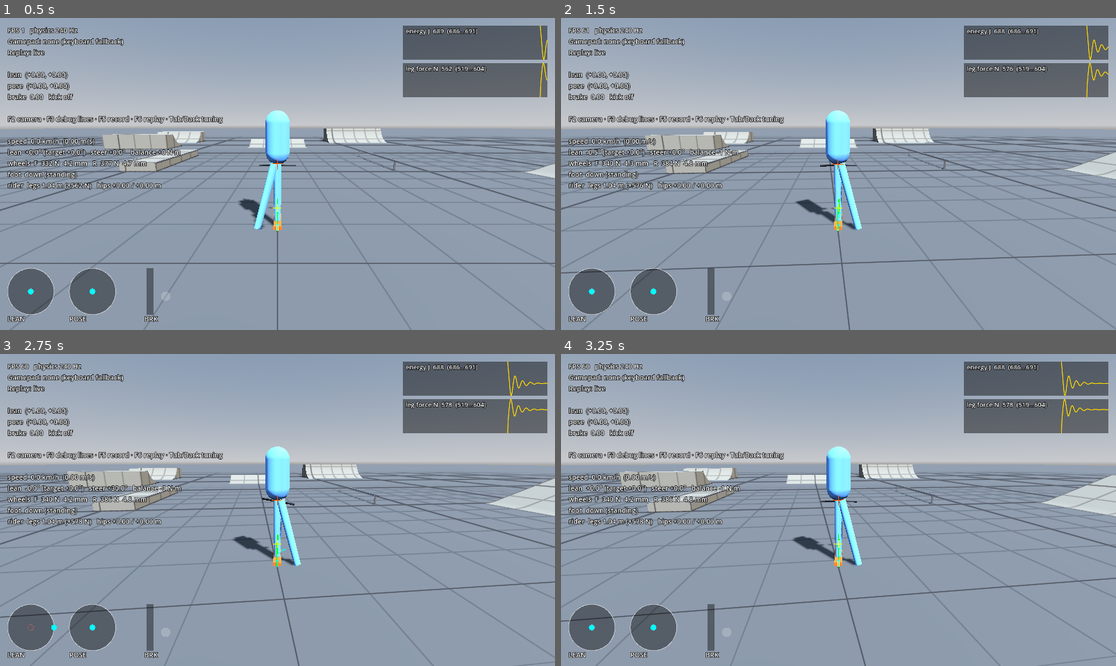
Above: before the commit, frames 1-4 (two rows, left to right).
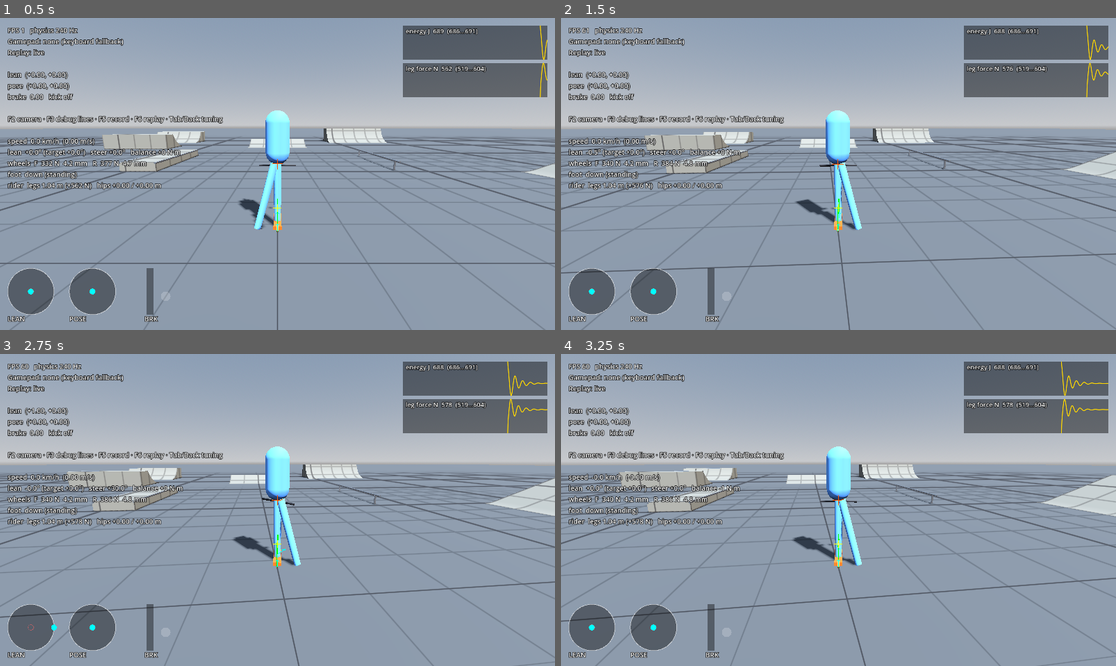
Above: after the commit, the same moments.

Repository: kreatiff/scootmania
Game: Godot game, scene res://scenes/sandbox.tscn
Same seed, same stepped clock (60 frames per second), same inputs: the game is played once before the commit and once after it.
Inputs (mouse positions are in pixels of both pictures, inside the frame that each line leads up to):
- Up to frame 1 (0.5 s): no input
- Up to frame 2 (1.5 s): move the mouse to (960, 158) at 0.52 s; hold D (lean_right) 0.53-1.25 s; hold Ctrl (foot) 0.53-1.25 s; click (960, 158) at 0.67 s; drag from (727, 189) to (810, 236) at 1.27 s
- Up to frame 3 (2.75 s): move the mouse to (333, 441) at 2.02 s; hold D (lean_right) from 2.03 s (still down); hold F6 (replay_play) from 2.03 s (still down)
- Up to frame 4 (3.25 s): release D (lean_right) at 2.75 s; release F6 (replay_play) at 2.75 s; drag from (810, 572) to (672, 463) at 2.77 s

Frame 1 is identical in both runs. In frame 2, less than 0.1% of the frame differs, in the area x 12-92%, y 36-68%; in frame 3, less than 0.1%; in frame 4, 0.2%, in the area x 5-96%, y 36-61%.

Commit message:
Fix growing wobble in free flight: hip spring measures at hip height
The sideways hip spring measured its stretch at the feet (via the leg
axis, which is frozen in the air) but pushed the scooter at the mast
point at hip height. The two sit on opposite sides of the scooter's
centre of mass, so pushing the hips back rolled the feet further away:
a negative roll stiffness that the damper only partly offset. With some
roll or yaw in a long air it grew into a wobble, fed by ~1 kJ from the
hips and soaked up by air control's roll levelling.

Measure the sideways stretch at the mast point, where the reaction goes
in. On the ground the leg axis follows the scooter's roll, so riding is
unchanged.

- New free-flight audit in air_tests (three spins, 2 s): balances to
  within 0.3 J and the spin doesn't grow. It weighs heights with the
  engine's gravity (9.8, not Scooter.GRAVITY) and counts the
  integrator's 1/2 m g^2 dt^2 per tick in free fall.
- Pumping audit back to two-sided (now -1.5%, was -6.6%).
- Replace the known-bug note in the development plan with the lesson.

Co-Authored-By: Claude Opus 5.5 <noreply@anthropic.com>
Claude-Session: https://claude.ai/code/session_017WRLbaMiSoyQyfXQCg5v5K

Diff:
--- a/scooter/rider.gd
+++ b/scooter/rider.gd
@@ -134,10 +134,15 @@
 	# axis only (the legs handle along it). Sideways, the reaction goes into
 	# the scooter on its own upright axis (bars and stem), so it can only
 	# roll the scooter, never twist it in yaw however far it's pitched.
-	var target := hip_anchor + right * hip_shift.x + forward * hip_shift.y
-	var error := global_position - target
+	# Each spring measures its stretch where its reaction goes in, or it
+	# isn't a spring: measured at the feet (below the scooter's centre of
+	# mass) but pushing at hip height, the sideways hip rolled the free
+	# scooter the wrong way and fed a growing wobble in the air, where the
+	# leg axis doesn't follow the scooter's roll.
 	var mast_point := feet + scooter.global_basis.y * leg_length
 	var mast_velocity := scooter.linear_velocity + scooter.angular_velocity.cross(mast_point - com)
+	var side_error := (global_position - mast_point).dot(right) - hip_shift.x
+	var fore_error := (global_position - hip_anchor).dot(forward) - hip_shift.y
 	var side_speed := (linear_velocity - mast_velocity).dot(right)
 	var fore_speed := (linear_velocity - feet_velocity).dot(forward)
 	# Damping sized for the mass each force actually meets. Pushed sideways
@@ -145,9 +150,9 @@
 	# effective), and too much damping on a light body diverges.
 	var side_mass := _pair_mass(scooter, mast_point - com, right)
 	var fore_mass := _pair_mass(scooter, feet - com, forward)
-	var sideways_force := -(tuning.hip_stiffness * error.dot(right)
+	var sideways_force := -(tuning.hip_stiffness * side_error
 			+ _damping(tuning.hip_stiffness, tuning.hip_damping_ratio, side_mass) * side_speed)
-	var fore_aft_force := -(tuning.hip_stiffness * error.dot(forward)
+	var fore_aft_force := -(tuning.hip_stiffness * fore_error
 			+ _damping(tuning.hip_stiffness, tuning.hip_damping_ratio, fore_mass) * fore_speed)
 
 	var leg := axis * leg_force
--- a/tests/air_tests.gd
+++ b/tests/air_tests.gd
@@ -6,6 +6,7 @@
 func run() -> void:
 	await _test_kicker_landings()
 	await _test_air_control()
+	await _test_free_flight_audit()
 	await _test_bad_landing_bails()
 	await _test_air_back_in()
 	await _test_slow_motion()
@@ -89,6 +90,58 @@
 	return [pitch_change, yaw_change]
 
 
+## Thrown high with a spin and no input, for 2 s: the energy audit
+## balances (everything the hips, legs, air control and drag did is
+## accounted for), and the spin doesn't grow into a wobble. The hips and the
+## roll levelling used to feed each other here (the hip spring measured its
+## stretch at the feet but pushed at hip height).
+func _test_free_flight_audit() -> void:
+	for spin in [Vector3(1.0, 0.5, 0.3), Vector3(0.0, 0.0, 1.0), Vector3(0.0, 0.5, 0.0)]:
+		var audit := await _free_flight(spin)
+		runner.note("free flight, spin %s: %s" % [spin, audit[1]])
+		_check(audit[0], "free flight: energy audit balances with spin %s (%s)" % [spin, audit[1]])
+		_check(audit[2] <= spin.length() * 1.05,
+				"free flight: spin %s doesn't grow (peak %.2f rad/s in the second half)" % [spin, audit[2]])
+
+
+## Returns [audit balanced, audit text, peak angular speed in the second
+## second]. Energies are measured from the start height, so the audit is
+## held to 3% of the motion's energy rather than of 60 m of height, and
+## with the engine's gravity (the project default, not Scooter.GRAVITY).
+func _free_flight(spin: Vector3) -> Array:
+	var at := Vector3(200, 60, 200)
+	var s := _spawn(at, 0.0, Vector3(0, 2, -3))
+	s.angular_velocity = spin
+	await _ticks(1)
+	var g: float = ProjectSettings.get_setting("physics/3d/default_gravity")
+	var total_mass := s.mass + s.rider.mass
+	var height_energy := total_mass * g * at.y
+	var e0 := _energy(s, g) - height_energy
+	var work0 := _work(s)
+	var air_work0 := s.air_work
+	var c := 0.5 * Scooter.AIR_DENSITY * tuning.drag_area
+	var drag_work := 0.0
+	var peak := 0.0
+	var grounded := false
+	for i in tps * 2:
+		var v := s.rider.linear_velocity.length()
+		drag_work -= c * v * v * v / tps
+		await _ticks(1)
+		grounded = grounded or s.is_grounded() or s.air.assist_active
+		if i >= tps:
+			peak = maxf(peak, s.angular_velocity.length())
+	# The integrator (velocity first, then position) falls a little further
+	# each tick than the speed it gains pays for: ½·m·g²·dt² per tick.
+	var dt := 1.0 / tps
+	var integration := -0.5 * total_mass * g * g * dt * dt * tps * 2
+	var work := _work(s) - work0
+	var residual := (_energy(s, g) - height_energy) - (e0 + work.x + work.y + drag_work + integration)
+	var text := "%+.1f J unexplained of %.0f J; hips and legs %+.0f J, air control %+.0f J, drag %+.0f J" % [
+			residual, e0, work.y, s.air_work - air_work0, drag_work]
+	s.queue_free()
+	return [absf(residual) < 0.03 * e0 and not grounded, text, peak]
+
+
 ## Dropped nose-high from a metre up, too far out for the assist to save:
 ## a bail. The rider lets go, and recovery stands the scooter back up.
 func _test_bad_landing_bails() -> void:
--- a/tests/pump_pop_tests.gd
+++ b/tests/pump_pop_tests.gd
@@ -116,7 +116,7 @@
 			% [passive[0], pumped[0]])
 	_check(passive[1] < 0.05, "mini ramp: passive rider stops (%.2f m/s)" % passive[1])
 	_check(pumped[0] > 0.3, "mini ramp: pumping still rides %.2f m up the walls after 20 s" % pumped[0])
-	_check(pumped[2], "mini ramp: pumping makes no energy of its own (%s)" % pumped[3])
+	_check(pumped[2], "mini ramp: energy audit balances while pumping (%s)" % pumped[3])
 	for q in ramps:
 		q.queue_free()
 
@@ -160,14 +160,11 @@
 			clean_ticks += 1
 		if i > duration - tps * 5:
 			highest = maxf(highest, s.global_position.y)
-	# What the audit guards against is physics *making* energy, so pumping
-	# would work for the wrong reason. Each tick carries up to ±0.5 J of
-	# integration error from the stiff legs (average velocity over the step
-	# is exact only for a constant force), which over 20 s sums to a small
-	# net loss; that's numerical damping, reported but not failed.
+	# The audit guards against physics making energy (pumping would work for
+	# the wrong reason) and against forces nobody accounts for losing it.
 	var clean_share := clean_ticks / float(duration)
 	var result := [highest, s.linear_velocity.length(),
-			residual < 0.03 * e0 and clean_share > 0.8,
+			absf(residual) < 0.03 * e0 and clean_share > 0.8,
 			"%+.0f J unexplained (%.1f%% of the start) over the %.0f%% of ticks without a body scrape"
 			% [residual, residual / e0 * 100.0, clean_share * 100.0]]
 	s.queue_free()
--- a/tests/scooter_tests.gd
+++ b/tests/scooter_tests.gd
@@ -342,14 +342,15 @@
 ## Total mechanical energy of scooter and rider: motion, height, and the
 ## wheel springs. (Leg forces aren't conservative, so their work is tracked
 ## separately in rider.work_done.)
-func _energy(s: Scooter) -> float:
+## `g` is the gravity the heights are weighed with.
+func _energy(s: Scooter, g := G) -> float:
 	var com := s.global_transform * s.center_of_mass
 	var inertia := s.get_inverse_inertia_tensor().inverse()
 	var r := s.rider
 	return 0.5 * s.mass * s.linear_velocity.length_squared() \
 			+ 0.5 * s.angular_velocity.dot(inertia * s.angular_velocity) \
-			+ s.mass * G * com.y \
-			+ 0.5 * r.mass * r.linear_velocity.length_squared() + r.mass * G * r.global_position.y \
+			+ s.mass * g * com.y \
+			+ 0.5 * r.mass * r.linear_velocity.length_squared() + r.mass * g * r.global_position.y \
 			+ s.front_wheel.spring_energy(tuning) + s.rear_wheel.spring_energy(tuning)
 
 
Not shown, changed: docs/DEVELOPMENT_PLAN.md
